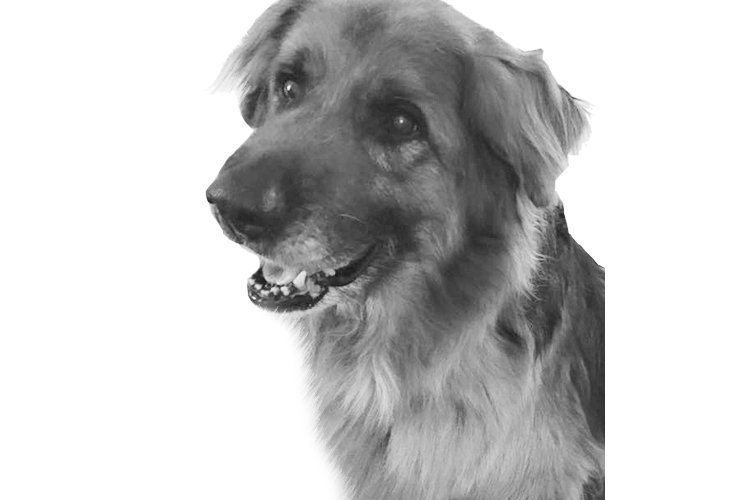
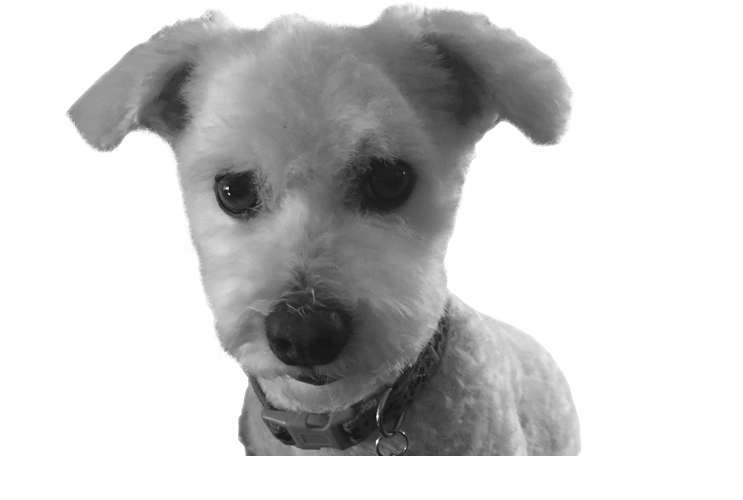
Two versions of the same layered image (743px x 500px). Layer-by-layer changes:
added layer "Layer 23" above "Layer 22" over (64, 0, 581, 456)
hid "Layer 20" over (204, 0, 605, 500)
